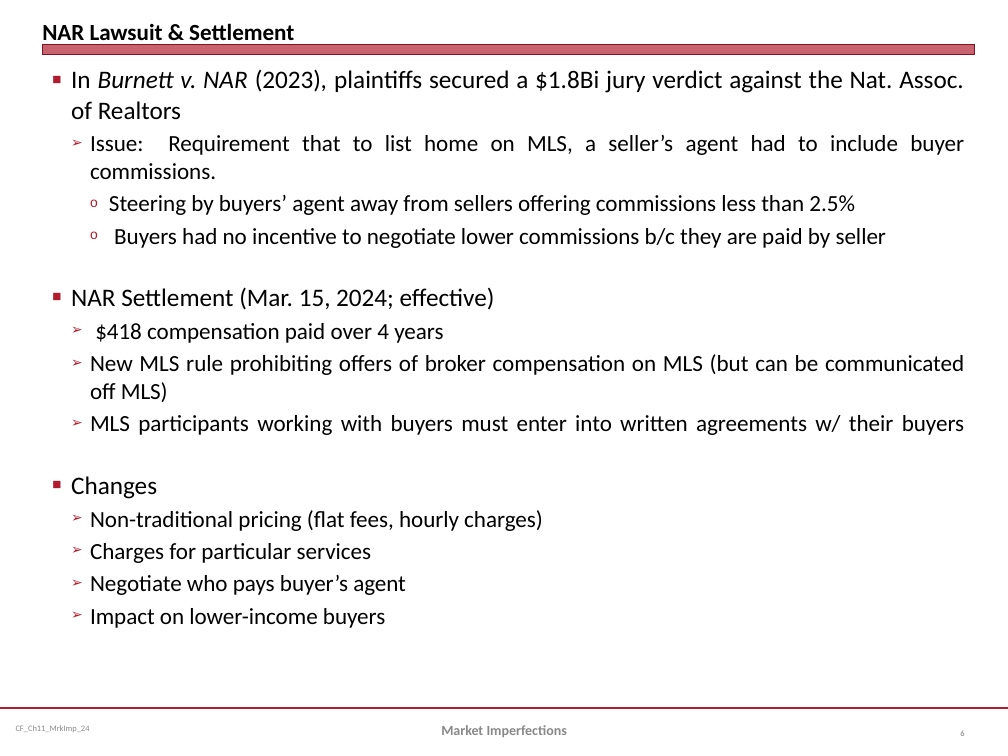
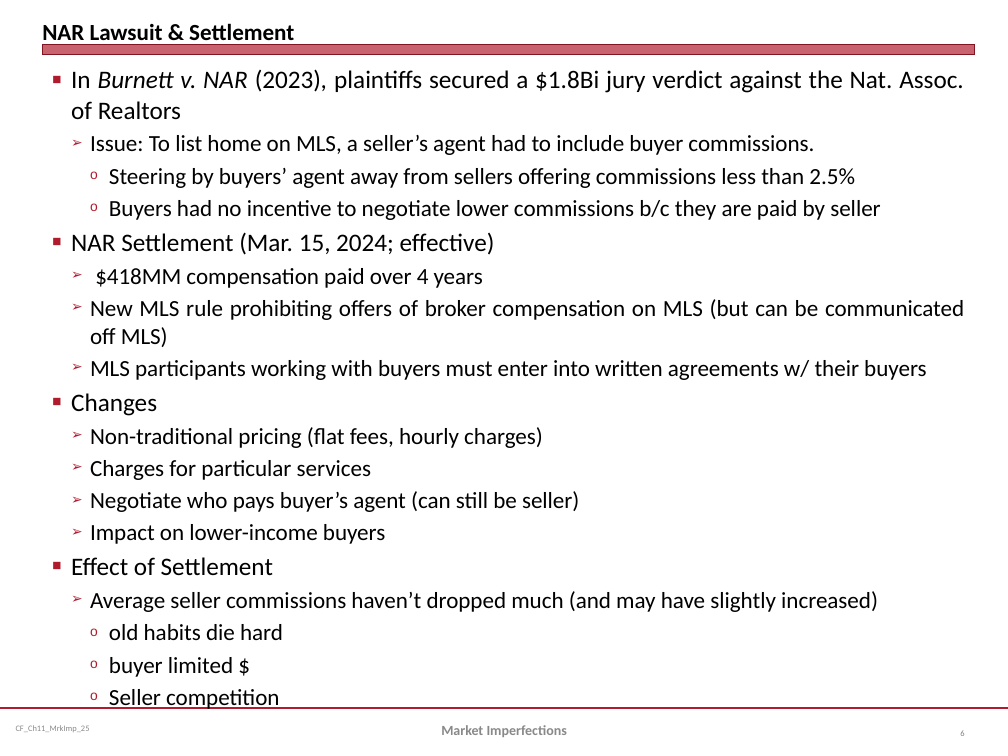
Before and after one commit to jmc877/Corporate-Finance, a slide deck: slide 6 of slides/CF_Ch11_MrkImp_24.pptx. Drawn at 1008x756 pixels with LibreOffice and Linux fonts; fonts in the diff are those of the drawing. Boxes give left, top, right and bottom in pixels: in the first picture for what was removed or moved away, otherwise in the second. Text is boxed around its words. In the diff, an @@ line names an element or a change of style, - is before the commit and + after.

```diff
--- a/slides/CF_Ch11_MrkImp_24.pptx
+++ b/slides/CF_Ch11_MrkImp_24.pptx
@@ text at (x1=90, y1=135, x2=814, y2=155): text changed @@
-  ➢ Issue: Requirement that to list home on MLS, a seller’s agent had to include buyer commissions.
+  ➢ Issue: To list home on MLS, a seller’s agent had to include buyer commissions.
@@ text at (x1=95, y1=268, x2=483, y2=288): text changed @@
-  ➢ $418 compensation paid over 4 years
+  ➢ $418MM compensation paid over 4 years
@@ text at (x1=90, y1=491, x2=579, y2=512): text changed @@
-  ➢ Negotiate who pays buyer’s agent
+  ➢ Negotiate who pays buyer’s agent (can still be seller)
@@ text at (x1=71, y1=557, x2=878, y2=709): paragraphs added @@
+■ Effect of Settlement
+  ➢ Average seller commissions haven’t dropped much (and may have slightly increased)
+    o old habits die hard
+    o buyer limited $
+    o Seller competition
```
Also in this commit, not shown: 23 other slides changed, 3 other files.
